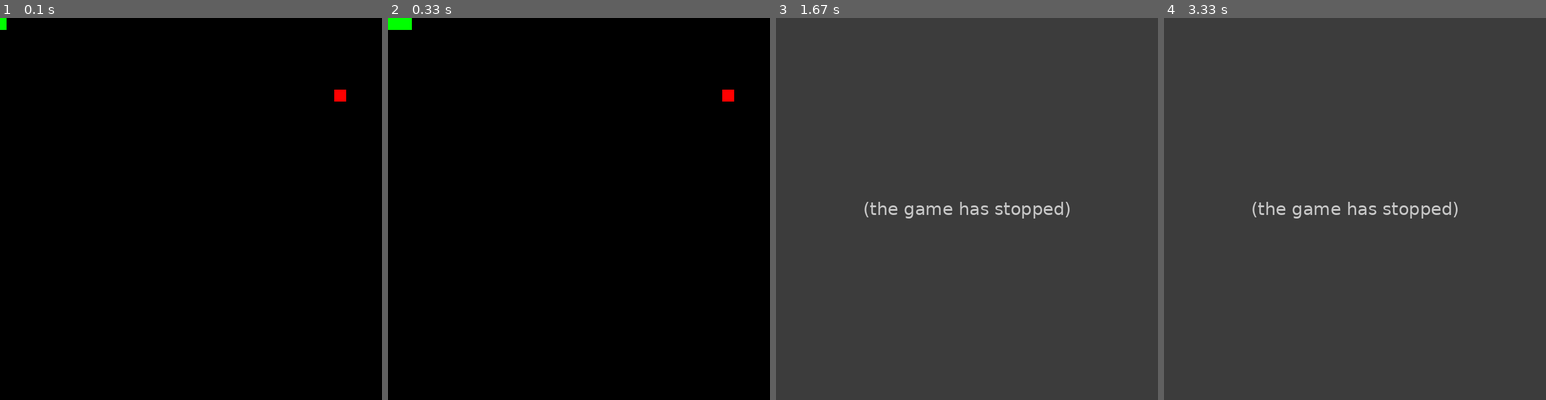
Above: before the commit, frames 1-4 (left to right).
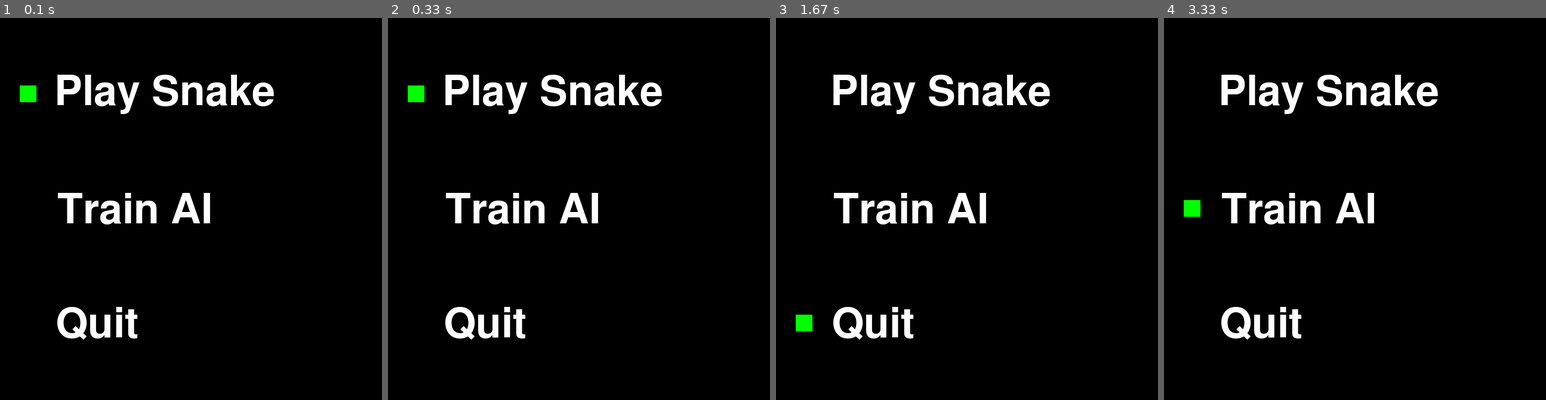
Above: after the commit, the same moments.

Repository: RyanBuck182/SnakeAI
Game: pygame game, started from main.py
Two runs of this game, one before a commit and one after it. Both use one fixed random seed, a clock stepped at 60 frames per second and the inputs below.
Inputs:
- Up to frame 1 (0.1 s): no input
- Up to frame 2 (0.33 s): no input
- Up to frame 3 (1.67 s): tap Enter at 0.33 s; hold Up 0.67-1.13 s; hold W 1.17-1.47 s; hold Down 1.17-1.47 s; hold Down from 1.5 s (still down)
- Up to frame 4 (3.33 s): release Down at 1.8 s; hold Up 1.83-2.2 s; hold Down 2.23-2.6 s; hold Up 2.63-2.93 s; hold Down 2.97-3.27 s; hold W from 3.3 s (still down)

The runs differ from the first frame. In frame 1, 4.7% of the frame differs, in the area x 0-91%, y 0-85%; in frame 2, 4.9%; in frame 3, 100%, in the area x 0-100%, y 0-100%; in frame 4, 100%.
Before the commit the program exited at 0.8 s; later frames show no game.

Commit message:
Add main menu

Diff:
--- a/main.py
+++ b/main.py
@@ -4,22 +4,55 @@
 from game_handler import GameHandler
 from pygame_game_renderer import PygameGameRenderer
 from pygame_game_controller import PygameGameController
+from pygame_menu import PygameMenu
+
+SCREEN_DIMENSIONS = Coordinate(640, 640)
+
+pygame.init()
+pygame.display.set_caption("Snake")
+SCREEN = pygame.display.set_mode(tuple(SCREEN_DIMENSIONS))
 
 
-if __name__ == '__main__':
-    pygame.init()
+def main_menu():
+    menu = PygameMenu(SCREEN)
+    menu.add_option("Play Snake", play_manual)
+    menu.add_option("Train AI", None)
+    menu.add_option("Quit", pygame.quit)
 
-    GRID_DIMENSIONS = Coordinate(32, 32)
-    PLAYER_START_POS = Coordinate(0, 0)
-    PLAYER_START_LENGTH = 4
-    handler = GameHandler(GRID_DIMENSIONS, PLAYER_START_POS, PLAYER_START_LENGTH)
+    selection = None
+    while selection is None:
+        SCREEN.fill((0, 0, 0))
+        menu.draw()
+        for event in pygame.event.get():
+            if event.type == pygame.QUIT:
+                selection = 2
+            elif event.type == pygame.KEYDOWN:
+                match event.key:
+                    case pygame.K_w | pygame.K_UP:
+                        menu.selection_up()
+                    case pygame.K_s | pygame.K_DOWN:
+                        menu.selection_down()
+                    case pygame.K_RETURN:
+                        selection = menu.selection
 
-    SCREEN_DIMENSIONS = Coordinate(640, 640)
-    renderer = PygameGameRenderer(SCREEN_DIMENSIONS)
+    menu.select_option(selection)
+
+
+def play_manual():
+    grid_dimensions = Coordinate(32, 32)
+    player_start_pos = Coordinate(0, 0)
+    player_start_length = 4
+    handler = GameHandler(grid_dimensions, player_start_pos, player_start_length)
+
+    renderer = PygameGameRenderer(SCREEN)
 
     controller = PygameGameController()
 
     game = Game(handler, renderer, controller)
     game.run()
 
-    pygame.quit()
+    main_menu()
+
+
+if __name__ == '__main__':
+    main_menu()
--- a/pygame_game_renderer.py
+++ b/pygame_game_renderer.py
@@ -12,18 +12,15 @@
     DEFAULT_FRUIT_COLOR = (255, 0, 0)
 
     def __init__(self,
-                 screen_dimensions: Coordinate,
+                 screen: pygame.Surface | pygame.SurfaceType,
                  background_color: tuple[int, int, int] = DEFAULT_BACKGROUND_COLOR,
                  player_color: tuple[int, int, int] = DEFAULT_PLAYER_COLOR,
                  fruit_color: tuple[int, int, int] = DEFAULT_FRUIT_COLOR):
-        self.screen_dimensions = screen_dimensions
+        self.screen = screen
+        self.screen_dimensions = Coordinate(*screen.get_size())
         self.background_color = background_color
         self.player_color = player_color
         self.fruit_color = fruit_color
-
-        pygame.init()
-        pygame.display.set_caption("Snake")
-        self.screen = pygame.display.set_mode(tuple(screen_dimensions))
 
     def draw_game(self, game_handler: GameHandler, move_progress: float):
         square_dimensions = self.screen_dimensions // game_handler.grid_dimensions
--- /dev/null
+++ b/pygame_menu.py
@@ -0,0 +1,89 @@
+from math import ceil, floor
+from typing import Callable
+import pygame
+import pygame.freetype
+from coordinate import Coordinate
+
+
+class PygameMenu:
+    MAX_TEXT_SIZE = 70
+    SELECTION_COLOR = (0, 255, 0)
+    TEXT_COLOR = (255, 255, 255)
+    SELECTION_INDICATOR_SIZE = 0.3
+    TOP_MARGIN = 0.05
+    BOTTOM_MARGIN = 0.05
+    LEFT_MARGIN = 0.15
+
+    def __init__(self, screen: pygame.Surface | pygame.SurfaceType):
+        pygame.init()
+        self.screen = screen
+        self.screen_dimensions = Coordinate(*screen.get_size())
+        self.option_names = []
+        self.option_funcs = []
+        self.selection = 0
+        self.font_path = pygame.freetype.get_default_font()
+
+    def add_option(self, name: str, func: Callable):
+        self.option_names.append(name)
+        self.option_funcs.append(func)
+
+    def select_current(self):
+        self.select_option(self.selection)
+
+    def select_option(self, selection: int):
+        if len(self.option_funcs) < selection + 1:
+            raise "ERROR: Cannot select option that does not exist"
+        self.option_funcs[selection]()
+
+    def selection_up(self):
+        self.selection = max(self.selection - 1, 0)
+
+    def selection_down(self):
+        self.selection = min(self.selection + 1, len(self.option_funcs) - 1)
+
+    def draw_text(self, text: str, start_pos: Coordinate, max_dimensions: Coordinate):
+        font = pygame.freetype.SysFont(self.font_path, 1)
+
+        def font_too_big():
+            return font.get_rect(text).width > max_dimensions.x or \
+                   font.get_rect(text).height > max_dimensions.y
+
+        while not font_too_big():
+            font.size += 1
+        font.size -= 1
+        font.size = min(self.MAX_TEXT_SIZE, floor(font.size))
+
+        adjusted_start_position = start_pos + Coordinate(0, (max_dimensions.y - font.get_rect(text).height) / 2)
+
+        font.render_to(self.screen,
+                       tuple(adjusted_start_position),
+                       text,
+                       self.TEXT_COLOR)
+
+    def draw(self):
+        left_start = ceil(self.screen_dimensions.x * self.LEFT_MARGIN)
+        top_start = ceil(self.screen_dimensions.y * self.TOP_MARGIN)
+        bottom_end = floor(self.screen_dimensions.y * (1 - self.BOTTOM_MARGIN))
+
+        allocated_width = self.screen_dimensions.x - left_start
+        allocated_height = bottom_end - top_start
+        height_per_option = floor(allocated_height / len(self.option_funcs))
+
+        for i in range(len(self.option_names)):
+            if i == self.selection:
+                side_length = min(left_start * self.SELECTION_INDICATOR_SIZE, height_per_option * self.SELECTION_INDICATOR_SIZE)
+                pygame.draw.rect(self.screen,
+                                 self.SELECTION_COLOR,
+                                 pygame.Rect(
+                                     floor((left_start - side_length) / 2),
+                                     floor(top_start + (height_per_option - side_length) / 2),
+                                     floor(side_length),
+                                     floor(side_length)
+                                 ))
+
+            self.draw_text(self.option_names[i],
+                           Coordinate(left_start, top_start),
+                           Coordinate(allocated_width, height_per_option))
+            top_start += height_per_option
+
+        pygame.display.update()
